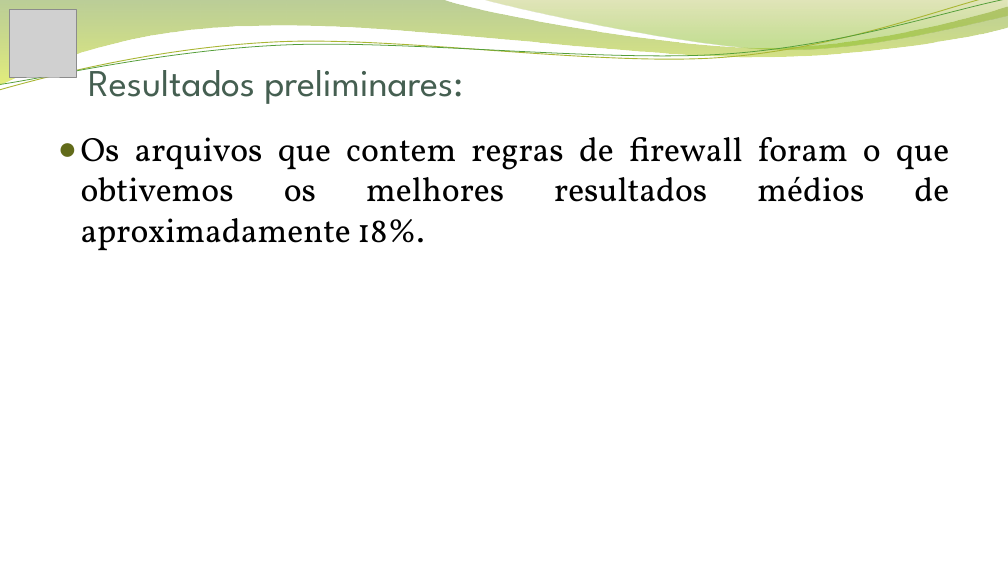
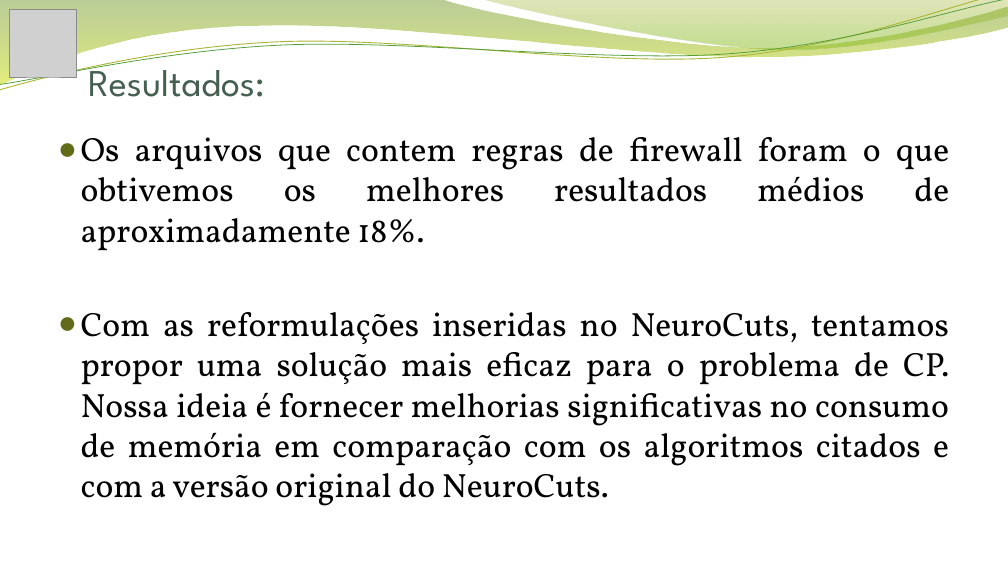
Before and after one commit to jonathanalvesoliveira/neurocutseb, a slide deck: slide 28 of Apresentação Final.pptx (slide 16 before the commit). Drawn at 1008x567 pixels with LibreOffice and Linux fonts; fonts in the diff are those of the drawing; grey boxes stand for pictures; background and template pictures are left out. Boxes give left, top, right and bottom in pixels: in the first picture for what was removed or moved away, otherwise in the second. Text is boxed around its words. In the diff, an @@ line names an element or a change of style, - is before the commit and + after.

```diff
--- a/Apresentação Final.pptx
+++ b/Apresentação Final.pptx
@@ title at bbox=[88, 58, 265, 97]: text changed @@
-Resultados preliminares:
+Resultados:
@@ text at bbox=[81, 312, 949, 506]: paragraph added @@
+● Com as reformulações inseridas no NeuroCuts, tentamos propor uma solução mais eficaz para o problema de CP. Nossa ideia é fornecer melhorias significativas no consumo de memória em comparação com os algoritmos citados e com a versão original do NeuroCuts.
```
Also in this commit, not shown: 11 other slides changed, 19 slides added, 3 slides removed, 6 other files.
